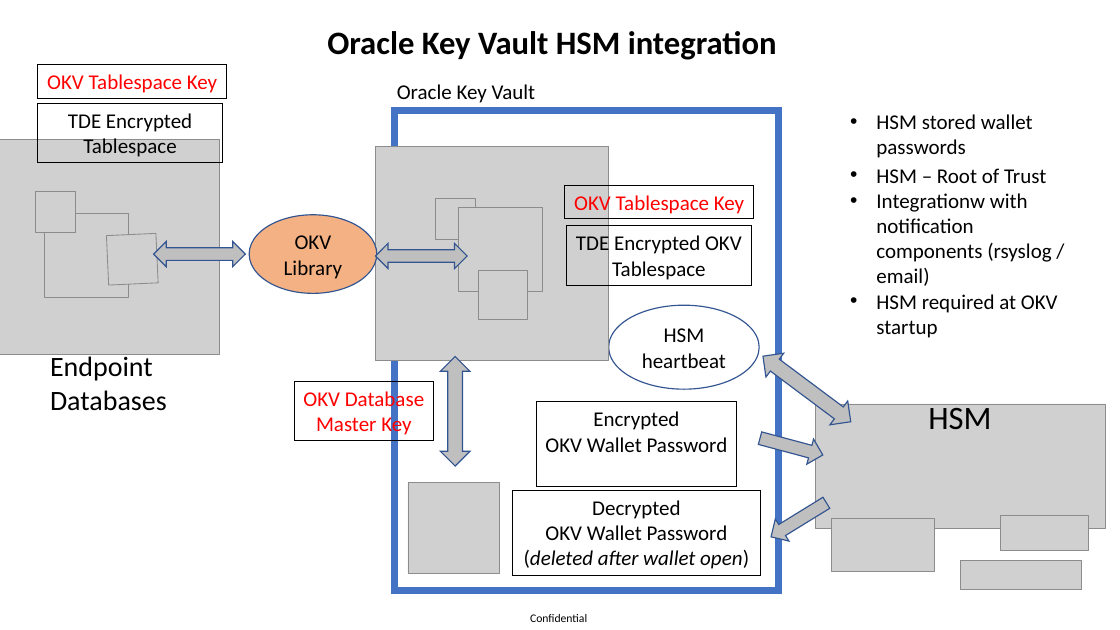
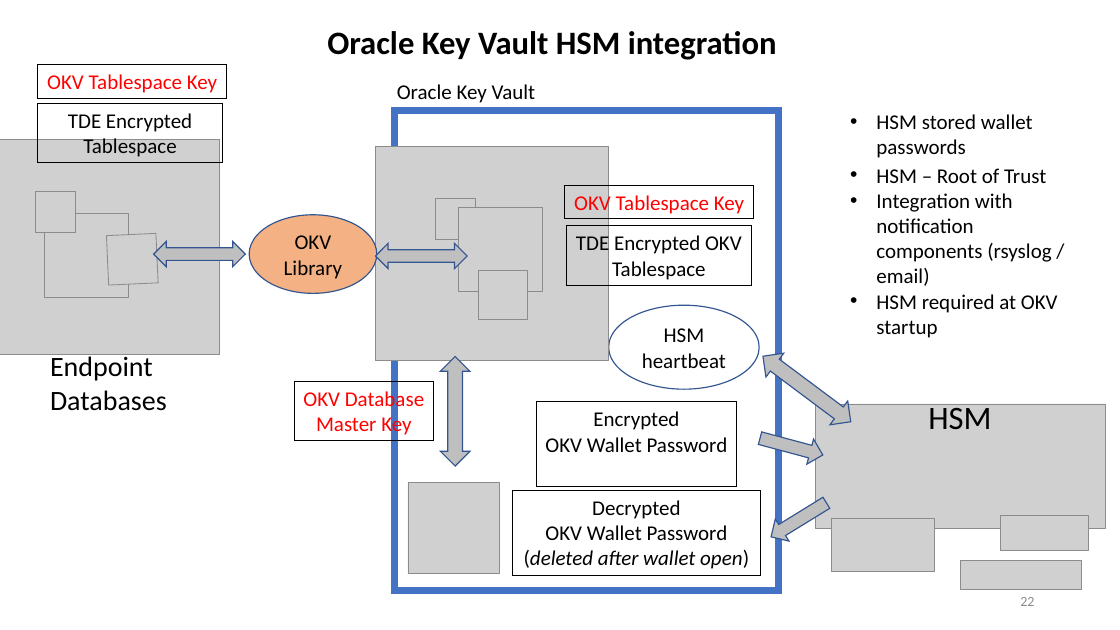
Before and after one commit to zizu1985/DOAG_OKV_EXACC, a slide deck: slide 22 of Oracle_Key_Vault_Overview.pptx. Drawn at 1120x630 pixels with LibreOffice and Linux fonts; fonts in the diff are those of the drawing; grey boxes stand for pictures; background and template pictures are left out. Boxes give left, top, right and bottom in pixels: in the first picture for what was removed or moved away, otherwise in the second. Text is boxed around its words. In the diff, an @@ line names an element or a change of style, - is before the commit and + after.

```diff
--- a/Oracle_Key_Vault_Overview.pptx
+++ b/Oracle_Key_Vault_Overview.pptx
@@ text at box(876, 193, 1051, 286): text changed @@
-• Integrationw with notification components (rsyslog / email)
+• Integration with notification components (rsyslog / email)
@@ page number added at box(1020, 597, 1034, 606), 12 pt, text #8C8C8C @@
+22
@@ text removed at box(530, 614, 587, 622) @@
-Confidential
```
Also in this commit, not shown: 11 other slides changed.
